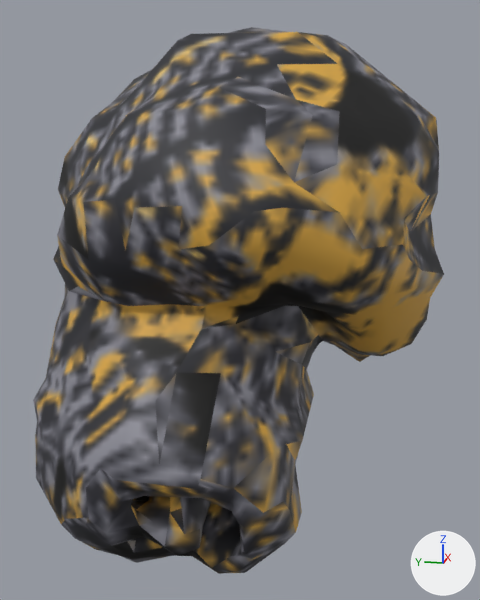
The glTF model www/proto3d/models/beth/equipment/fitted/elira/elira_chain_legendary_shoulder_R_lod1.glb, before and after one commit.
Rendered twice from a 50 mm camera at (-0.926, -0.364, 1.44) aimed at (-0.3, -0.239, 1.283). Arrows for +X, +Y and +Z are at lower right; the lights stay in place. The older version comes first. Vertices at exactly the same position are counted once.

In view in the first picture: 'elira_chain_legendary_shoulder_R_lod1'.
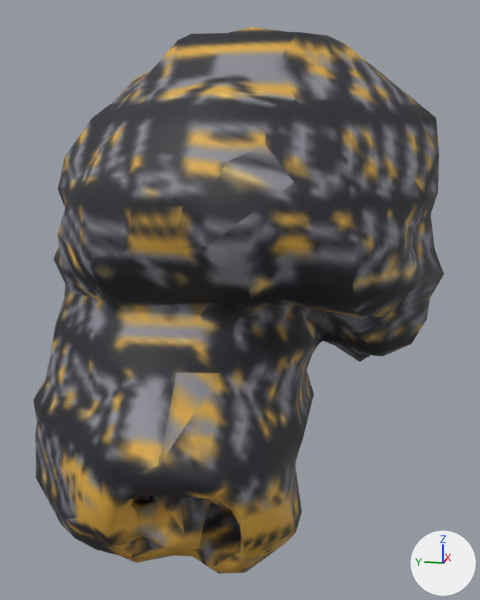
Changed parts and their boxes [x1, y1, x2, y2] in the pictures (480 x 600 px; the box of a moved part takes in the faces that stretch with it):
part 1 of me_elira_chain_legendary_shoulder_r_hi_002, moved or reshaped: [126, 100, 439, 513] in both
part 2 of me_elira_chain_legendary_shoulder_r_hi_002, moved or reshaped: before [111, 539, 132, 546]; after [111, 537, 141, 546]
part 3 of me_elira_chain_legendary_shoulder_r_hi_002, surface changed: [33, 27, 444, 574] in both

The change, as a diff of the scene's bpy script:
```diff
--- a/www/proto3d/models/beth/equipment/fitted/elira/elira_chain_legendary_shoulder_R_lod1.glb.py
+++ b/www/proto3d/models/beth/equipment/fitted/elira/elira_chain_legendary_shoulder_R_lod1.glb.py
@@ me_elira_chain_legendary_shoulder_r_hi_002 @@
 # used by ob_elira_chain_legendary_shoulder_r_lod1; location = (0.0, 0.0, 0.0)
-me_elira_chain_legendary_shoulder_r_hi_002.from_pydata(...)  # 1095 vertices, 2248 faces; spans x -0.472..-0.127, y -0.431..-0.028, z 1.039..1.548
+me_elira_chain_legendary_shoulder_r_hi_002.from_pydata(...)  # 1095 vertices, 2258 faces; spans x -0.472..-0.127, y -0.431..-0.028, z 1.039..1.548
+# me_elira_chain_legendary_shoulder_r_hi_002 part 1
+# 18 vertices are removed from x -0.423..-0.209, y -0.418..-0.088, z 1.141..1.455
+# 100 faces are deleted
+# 7 vertices move from x -0.359..-0.146, y -0.342..-0.093, z 1.291..1.457 to x -0.359..-0.148, y -0.342..-0.093, z 1.291..1.458
+# 22 vertices are added at x -0.423..-0.206, y -0.421..-0.087, z 1.142..1.456
+# 108 new faces join them
+# me_elira_chain_legendary_shoulder_r_hi_002 part 2
+# 1 vertex is removed from x -0.431, y -0.165, z 1.091
+# 6 faces are deleted
+# 2 vertices are added at (-0.437, -0.163, 1.091), (-0.426, -0.165, 1.095)
+# 8 new faces join them
+# me_elira_chain_legendary_shoulder_r_hi_002 part 3: 2110 kept faces spanning x -0.472..-0.127, y -0.431..-0.028, z 1.039..1.548 get new texture (UV) coordinates
+# other edits to the shape of me_elira_chain_legendary_shoulder_r_hi_002 do not show in these pictures
 me_elira_chain_legendary_shoulder_r_hi_002.materials.append(mat_elira_chain_legendary_shoulder_r_mat)
```
